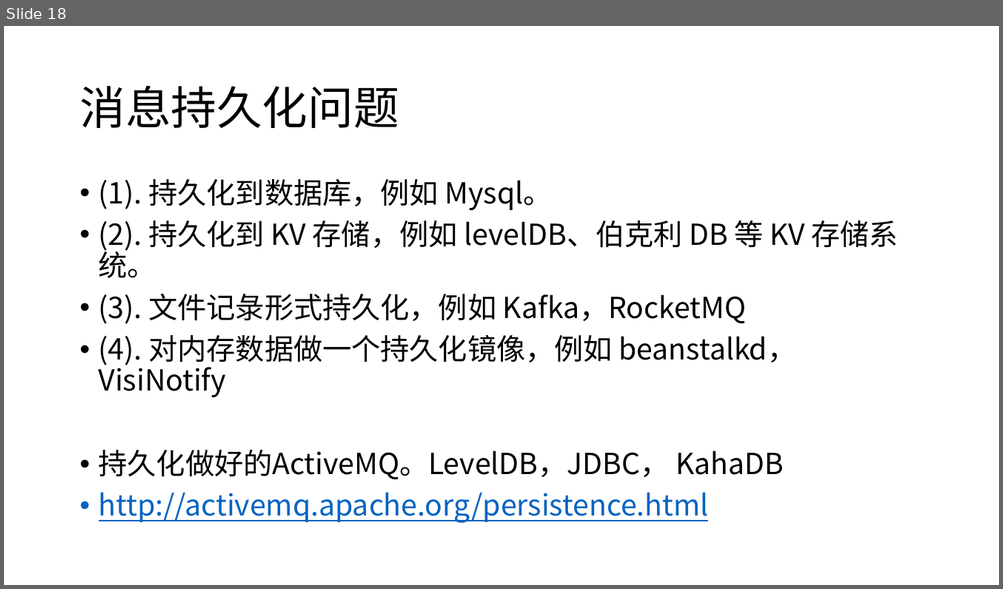
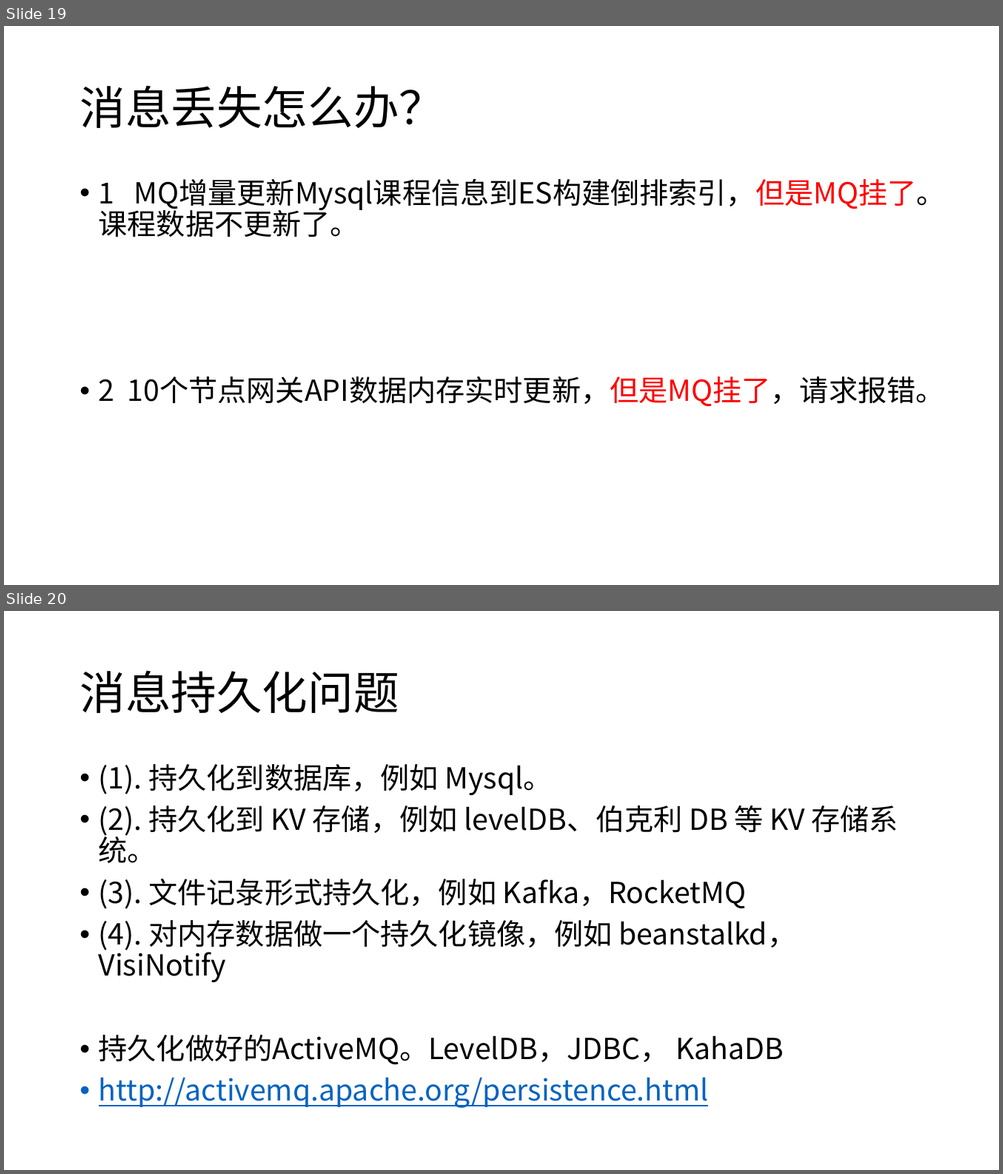
Before and after one commit to xiaozhiliaoo/my-slides, a slide deck: 简单理解mq.pptx. Shown one above the other, each under a label of ours: slide 18 before the commit, slides 19 and 20 after it. The pictures are 1003x589 and 1003x1174 pixels, drawn with LibreOffice and Linux fonts; fonts in the diff are those of the drawing. Boxes give left, top, right and bottom in pixels: in the first picture for what was removed or moved away, otherwise in the second. Text is boxed around its words. In the diff, an @@ line names an element or a change of style, - is before the commit and + after.

```diff
--- a/简单理解mq.pptx
+++ b/简单理解mq.pptx
@@ slide 19 added at bbox=[4, 26, 999, 585], background #FFFFFF @@
@@ title added at bbox=[79, 85, 444, 128], 44 pt, text #000000 @@
+消息丢失怎么办？
@@ text added at bbox=[99, 178, 945, 407], 28 pt, text #000000 @@
+• 1 MQ增量更新Mysql课程信息到ES构建倒排索引，但是MQ挂了。课程数据不更新了。
+• 2 10个节点网关API数据内存实时更新，但是MQ挂了，请求报错。
@@ what was slide 18 is now slide 20 @@
```
Also in this commit, not shown: 3 slides changed, 11 other slides added, 2 slides removed.
